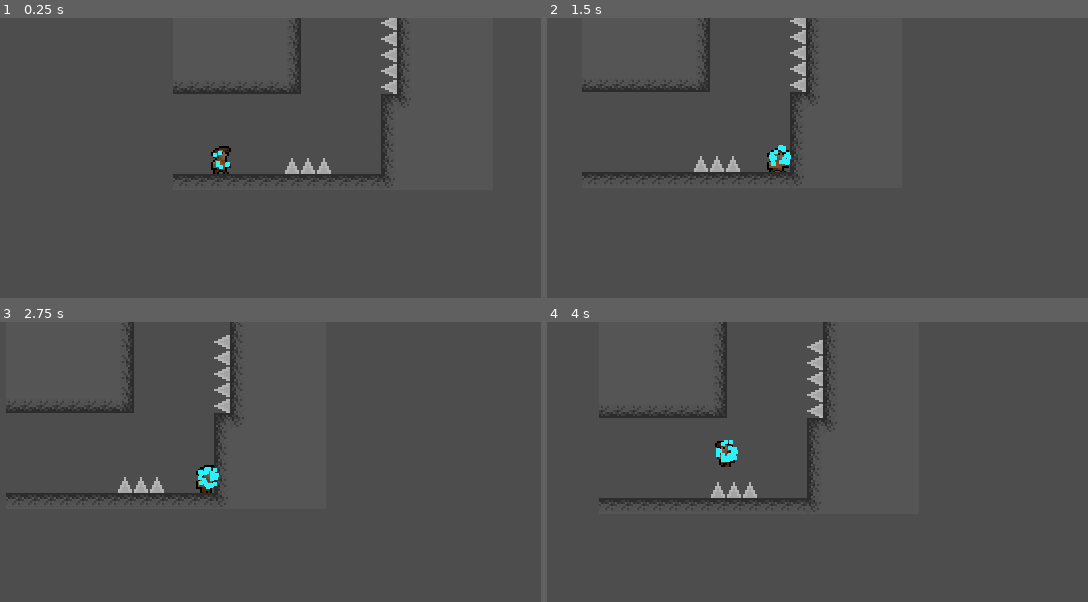
Above: before the commit, frames 1-4 (two rows, left to right).
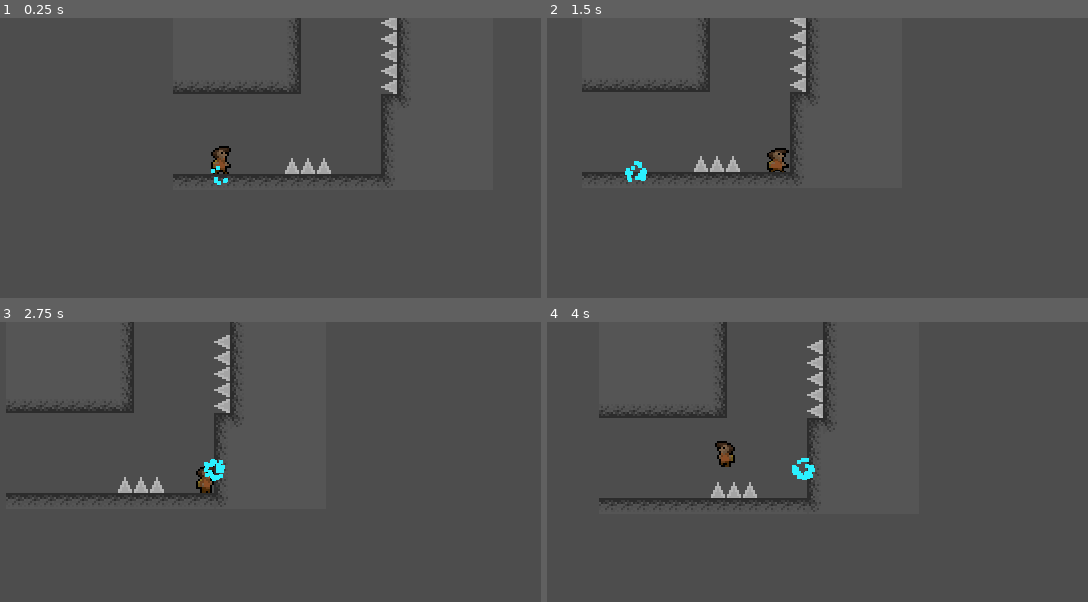
Above: after the commit, the same moments.

Repository: tetraminus/GrappleFormer
Game: Godot game, scene res://Rooms/level1_3.tscn
Two runs of this game, one before a commit and one after it. Both use one fixed random seed, a clock stepped at 60 frames per second and the inputs below.
Inputs (mouse positions are in pixels of both pictures, inside the frame that each line leads up to):
- Up to frame 1 (0.25 s): no input
- Up to frame 2 (1.5 s): move the mouse to (909, 144) at 0.52 s; hold D (move_right) 0.53-1.28 s; click (909, 144) at 0.6 s; tap Space (jump) at 0.77 s; move the mouse to (638, 172) at 1.27 s; hold S (move_down) from 1.28 s (still down); click (638, 172) at 1.35 s
- Up to frame 3 (2.75 s): tap Space (jump) at 1.52 s; move the mouse to (286, 400) at 2.02 s; release S (move_down) at 2.03 s; hold D (move_right) from 2.03 s (still down); right-click (286, 400) at 2.1 s; click (286, 400) at 2.3 s
- Up to frame 4 (4 s): move the mouse to (736, 518) at 2.77 s; click (736, 518) at 2.85 s; tap Space (jump) at 3.02, 3.77 s; move the mouse to (958, 504) at 3.52 s; release D (move_right) at 3.53 s; hold A (move_left) from 3.53 s (still down); click (958, 504) at 3.6 s

The runs differ from the first frame. In frame 1, 0.1% of the frame differs, in the area x 39-43%, y 47-60%; in frame 2, 0.3%; in frame 3, 0.3%; in frame 4, 0.4%, in the area x 31-50%, y 42-57%.
Error before the commit: Parse Error: There is already a variable named "distance" declared in this scope. (res://GrappleHolder.gd:57)

Commit message:
fix conflict

Diff:
--- a/GrappleHolder.gd
+++ b/GrappleHolder.gd
@@ -43,16 +43,11 @@
 
 
 		if true:
-			var point = fling_pos
 
-		if ray.is_colliding():
 			if ray.get_collision_mask_value(3):
 				return
 
-
-
-			var distance = ray.get_collision_point().distance_to(owner.position)
-
+			var point = fling_pos
 
 			var distance = fling_pos.distance_to(owner.position)
 
